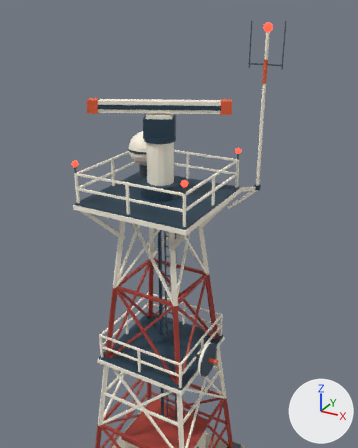
Before and after pictures for a commit that changed the Blender file art/coast_guard_radar_tower.blend.
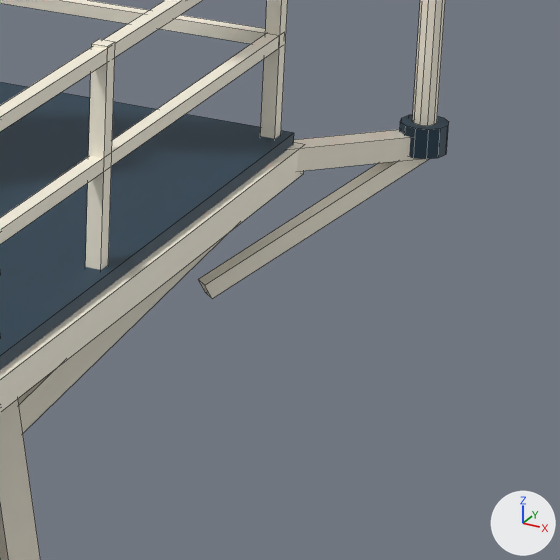
Each version is shown from a 50 mm camera at (7.62, -12.66, 18.02) aimed at (0.31, 0.64, 11.37), then close up on the part from 56% to 77% of the width and 38% to 55% of the height. Lighting does not change. The marker at lower right points along +X, +Y and +Z. The first two pictures are the older version. The close-ups show mesh edges as thin lines.

Objects in the first close-up: 'Antenna brace', 'Antenna mast', 'Antenna outrigger', 'Radar deck', 'Radar knee.003', 'Radar post.006', 'Radar post.007', 'Radar rail.004', 'Radar rail.005', 'Radar rail.007', 'Radar trim', 'Tower leg 3.002' and 1 more.
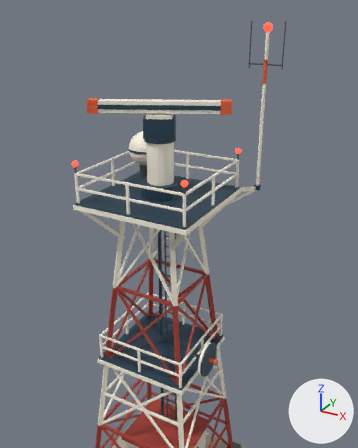
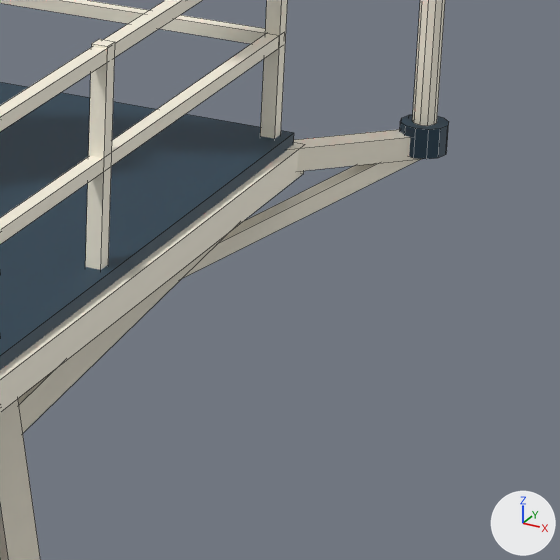
Where the newer file only moved an object's origin or applied its transform, the numbers keep the older frame.

Where the change shows, as pixel boxes [x1, y1, x2, y2] in the close-ups (560 x 560 px):
'Antenna brace', reshaped: before [198, 159, 429, 299]; after [183, 159, 420, 278]

Edits to the bpy script that builds the scene:
```text
Change me_cube_160:
    used by ob_antenna_brace; location = (1.985, 1.985, 12.135); rotation_euler = (1.066, 0.0, 2.356), in degrees (61, 0, 135)
    remove me_cube_160.from_pydata(...)  # 8 vertices, 6 faces; spans x -0.04..0.04, y -0.04..0.04, z -0.59..0.59
    add me_cube_160.from_pydata(...)  # 8 vertices, 6 faces; spans x -0.04..0.04, y -0.022..0.226, z -0.766..0.604
    me_cube_160 part 1
    me_cube_160.vertices[0].co: (-0.04, -0.04, -0.59) -> (-0.04, 0.147, -0.766)  # pixel (212, 298) -> not seen
    me_cube_160.vertices[1].co: (-0.04, -0.04, 0.59) -> (-0.04, -0.022, 0.594)  # pixel (429, 158) -> not seen
    me_cube_160.vertices[2].co: (-0.04, 0.04, -0.59) -> (-0.04, 0.226, -0.757)  # pixel (204, 285) -> not seen
    me_cube_160.vertices[3].co: (-0.04, 0.04, 0.59) -> (-0.04, 0.057, 0.604)
    me_cube_160.vertices[4].co: (0.04, -0.04, -0.59) -> (0.04, 0.147, -0.766)  # pixel (205, 292) -> not seen
    me_cube_160.vertices[5].co: (0.04, -0.04, 0.59) -> (0.04, -0.022, 0.594)
    me_cube_160.vertices[6].co: (0.04, 0.04, -0.59) -> (0.04, 0.226, -0.757)  # pixel (198, 279) -> not seen
    me_cube_160.vertices[7].co: (0.04, 0.04, 0.59) -> (0.04, 0.057, 0.604)
```
